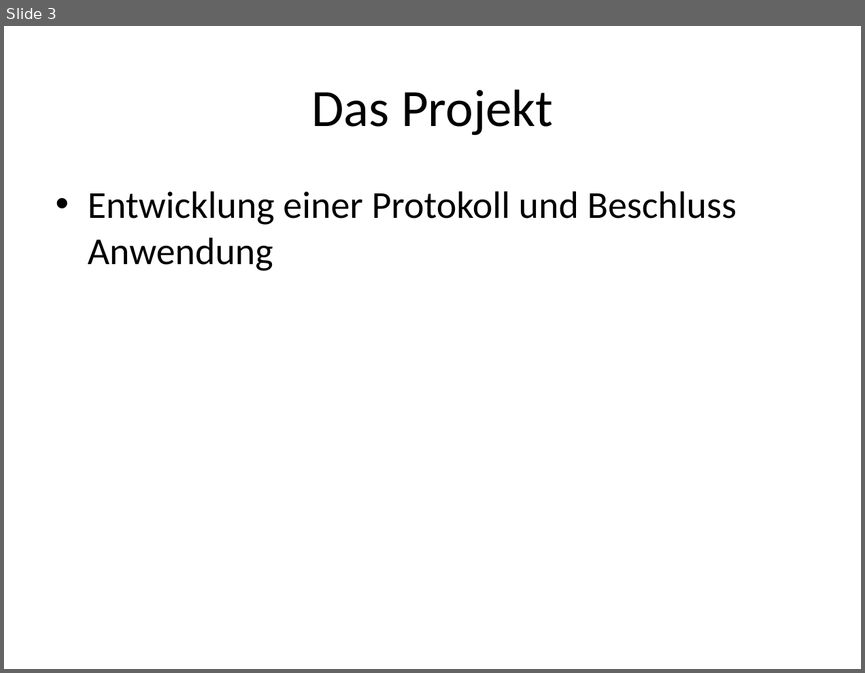
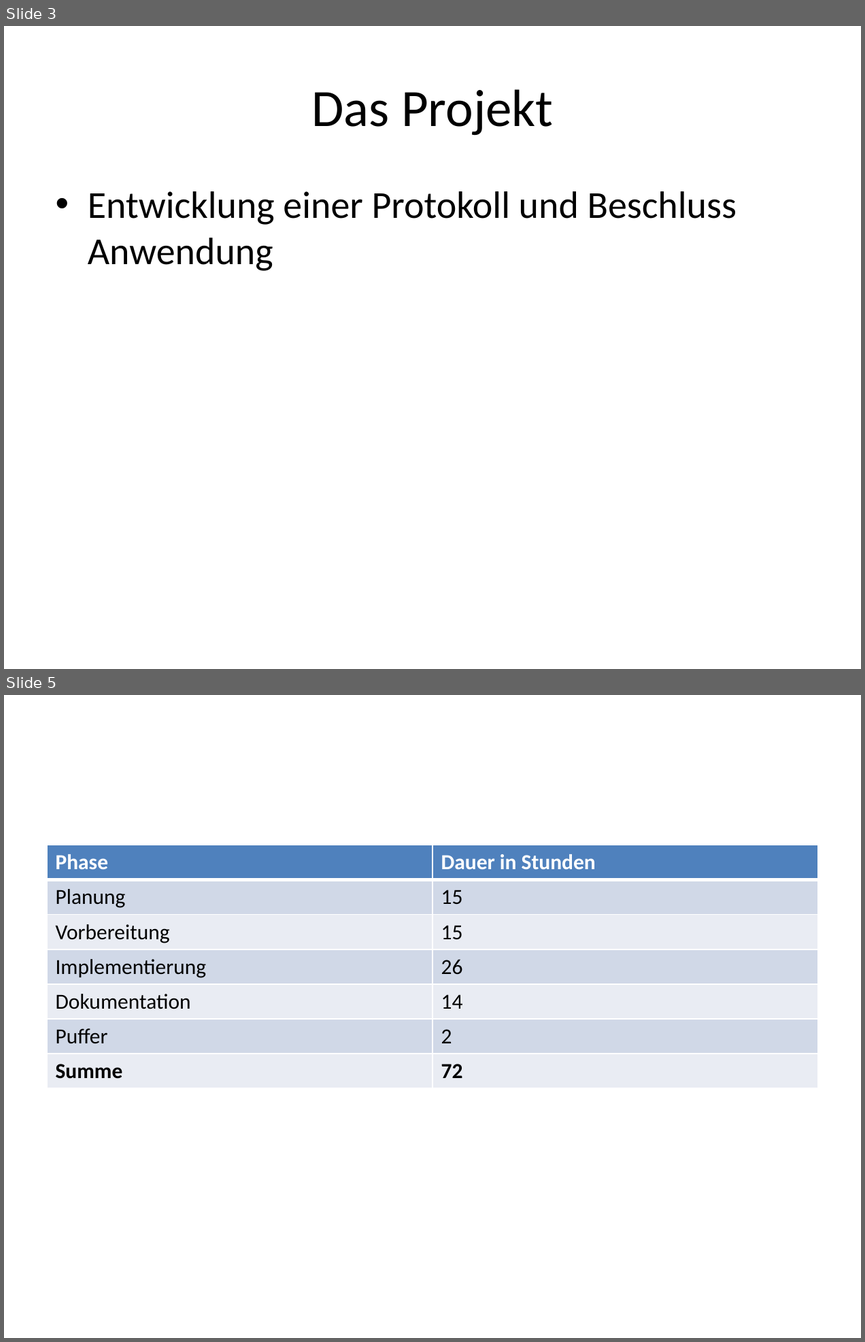
Before and after one commit to Dusty0071/OberstufenProjekt, a slide deck: Präsentation/FIA63Gruppe#3.pptx. Shown one above the other, each under a label of ours: slide 3 before the commit, slides 3 and 5 after it; the slides between them are not shown. The pictures are 865x673 and 865x1342 pixels, drawn with LibreOffice and Linux fonts; fonts in the diff are those of the drawing. Boxes give left, top, right and bottom in pixels: in the first picture for what was removed or moved away, otherwise in the second. Text is boxed around its words. In the diff, an @@ line names an element or a change of style, - is before the commit and + after.

```diff
--- a/Präsentation/FIA63Gruppe#3.pptx
+++ b/Präsentation/FIA63Gruppe#3.pptx
@@ slide 5 added at <box>4,695,861,1338</box>, background #FFFFFF @@
@@ table added at <box>47,845,818,1088</box>, 7 rows, 2 columns @@
+Phase | Dauer in Stunden
+Planung | 15
+Vorbereitung | 15
+Implementierung | 26
+Dokumentation | 14
+Puffer | 2
+Summe | 72
```
Also in this commit, not shown: 3 other slides added, 2 other files.
